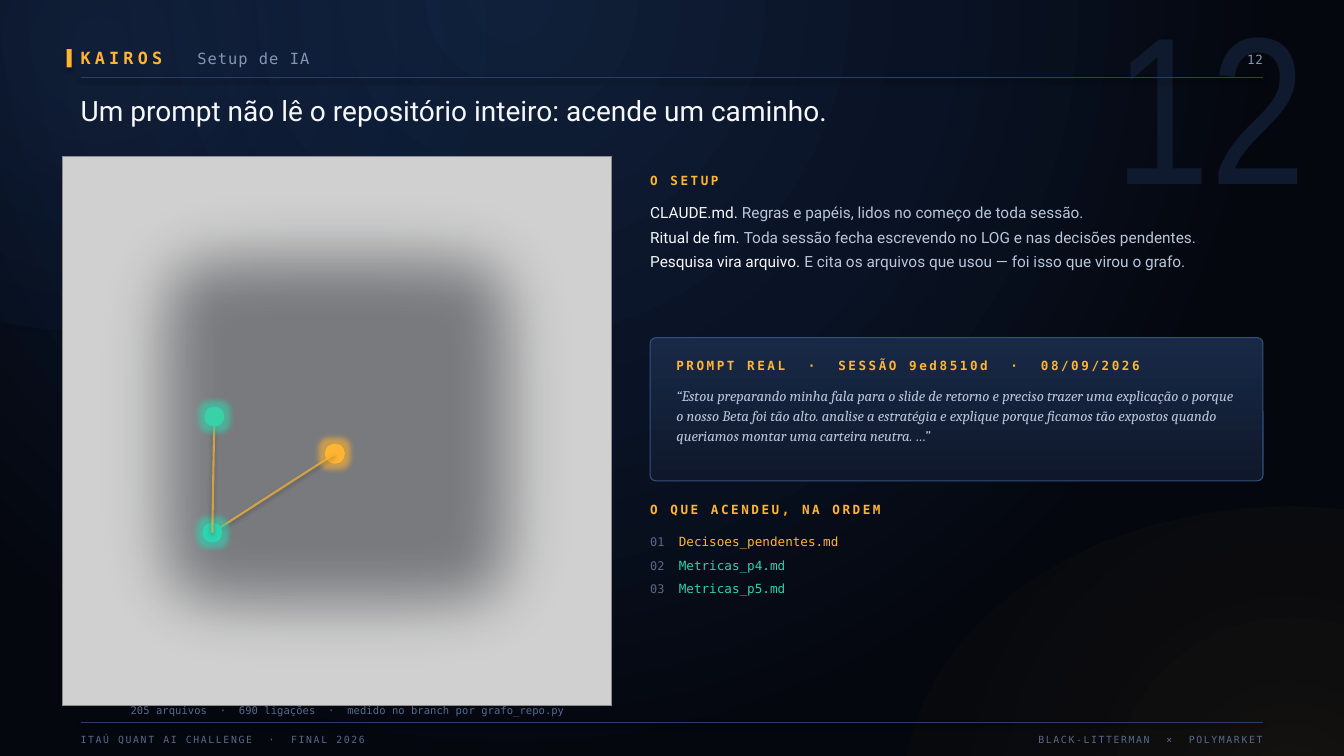
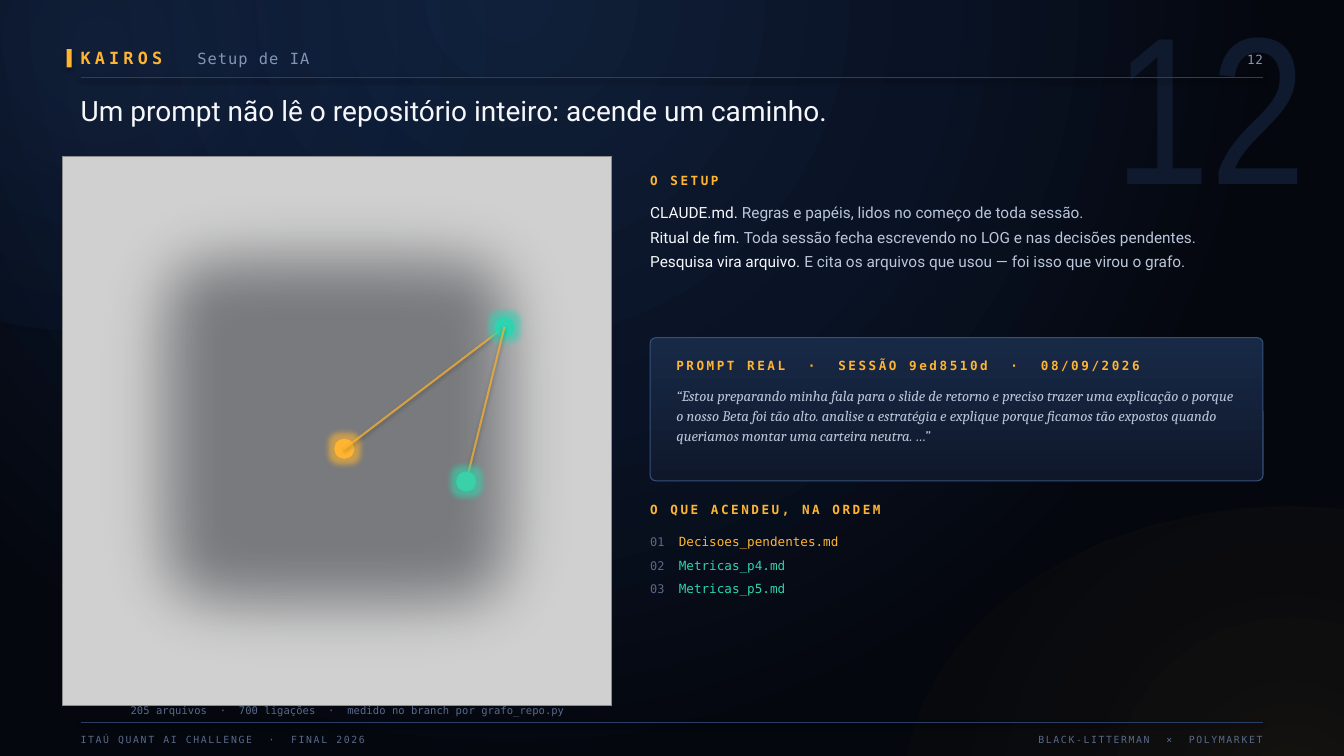
Before and after one commit to liahaller/Desafio-Quant-Itau, a slide deck: slide 7 of Final/Slides_novos.pptx. Drawn at 1344x756 pixels with LibreOffice and Linux fonts; fonts in the diff are those of the drawing; grey boxes stand for pictures. Boxes give left, top, right and bottom in pixels: in the first picture for what was removed or moved away, otherwise in the second. Text is boxed around its words. In the diff, an @@ line names an element or a change of style, - is before the commit and + after.

```diff
--- a/Final/Slides_novos.pptx
+++ b/Final/Slides_novos.pptx
@@ line moved from (335, 454) - (213, 532) to (345, 449) - (505, 327) @@
@@ line moved from (213, 532) - (215, 416) to (505, 327) - (467, 482) @@
@@ ellipse: place and size @@
-ellipse at (203, 522, 223, 542)
+ellipse at (495, 317, 515, 337)
@@ ellipse: place and size @@
-ellipse at (325, 444, 345, 464)
+ellipse at (335, 439, 355, 459)
@@ ellipse: place and size @@
-ellipse at (187, 389, 242, 445)
+ellipse at (439, 454, 494, 509)
@@ ellipse: place and size @@
-ellipse at (205, 406, 225, 426)
+ellipse at (457, 472, 477, 492)
@@ text at (131, 705, 564, 716): text changed @@
-205 arquivos · 690 ligações · medido no branch por grafo_repo.py
+205 arquivos · 700 ligações · medido no branch por grafo_repo.py
```
Also in this commit, not shown: 12 other slides changed, 1 slide added, 2 other files.
